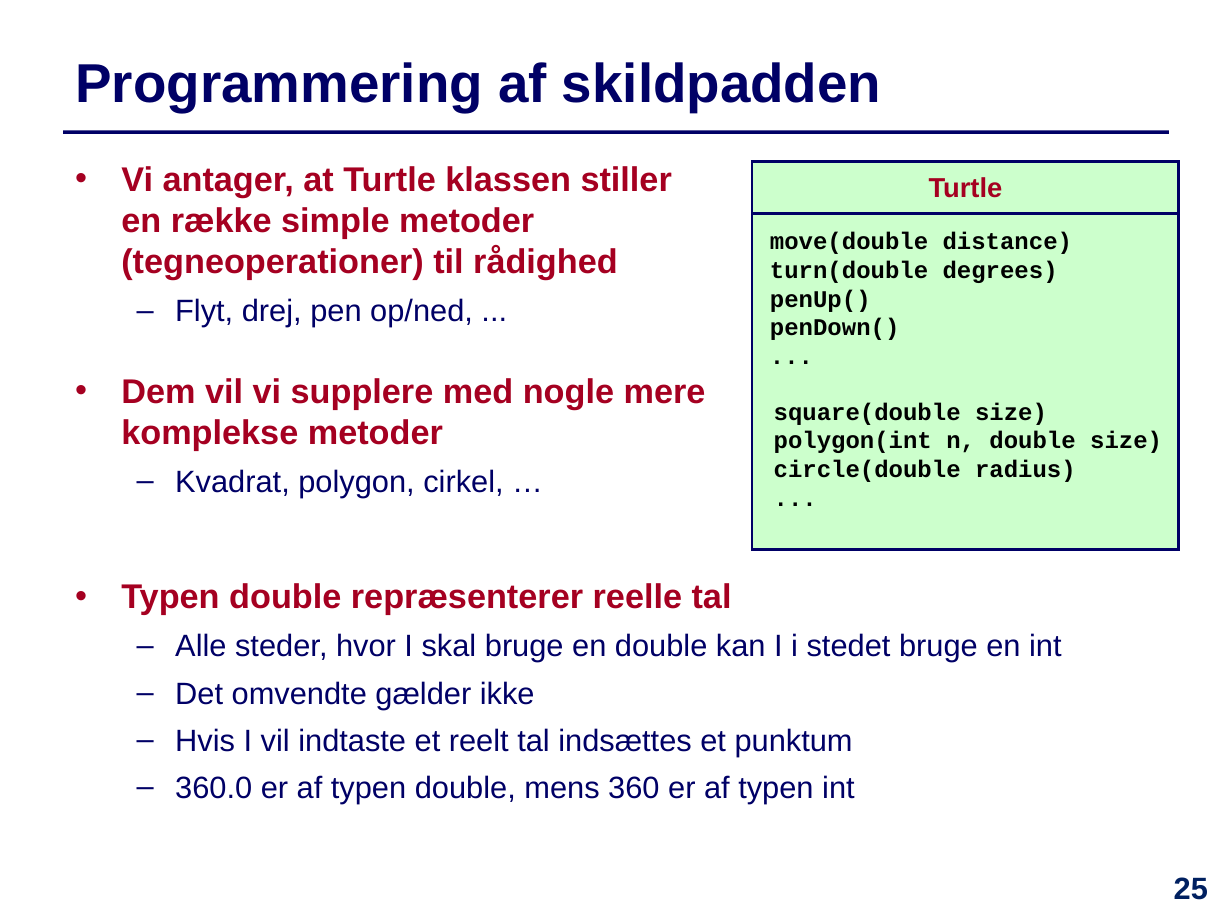
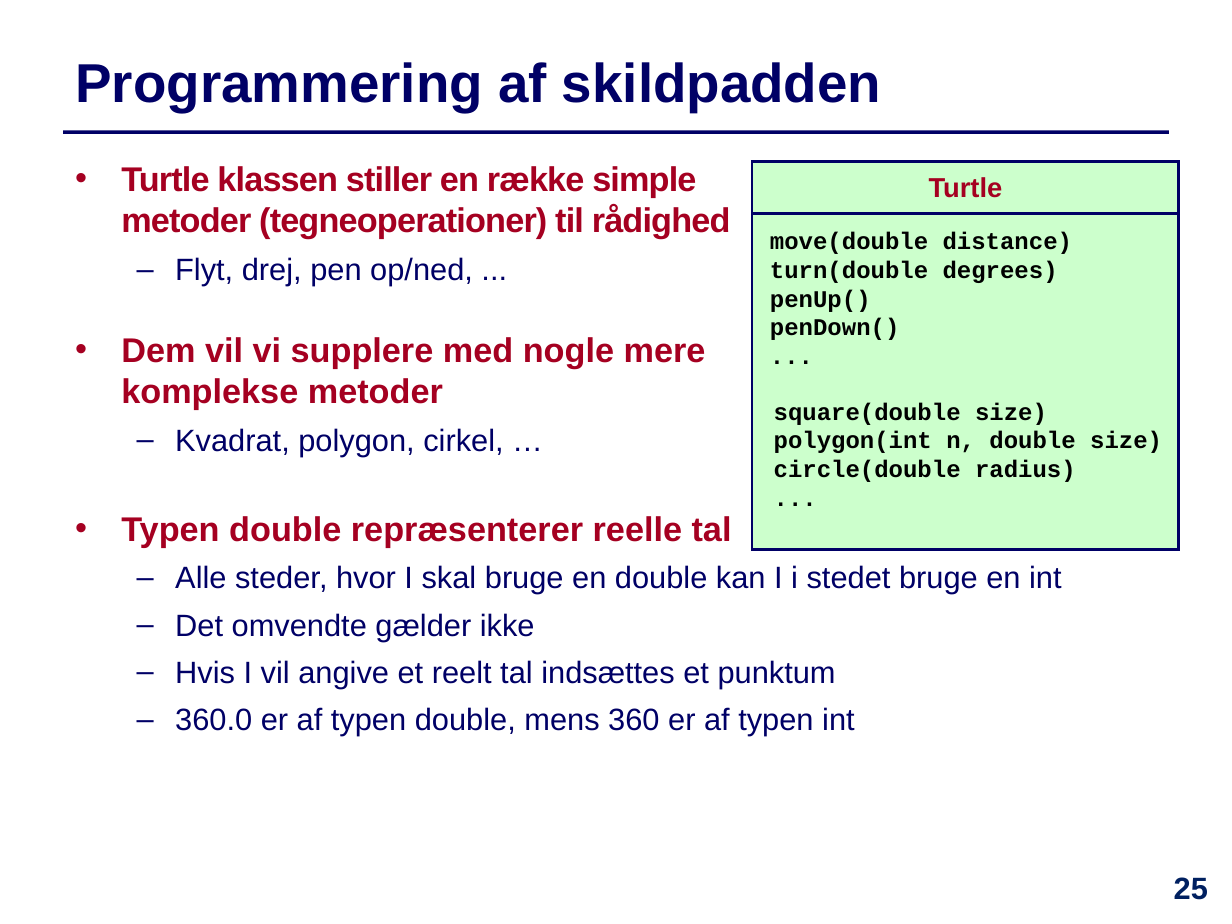
Before and after one commit to IntProgAU/Materiale, a slide deck: slide 25 of web/e25/uge_1b/Slides-Uge1-Torsdag.pptx. Drawn at 1232x924 pixels with LibreOffice and Linux fonts; fonts in the diff are those of the drawing. Boxes give left, top, right and bottom in pixels: in the first picture for what was removed or moved away, otherwise in the second. Text is boxed around its words. In the diff, an @@ line names an element or a change of style, - is before the commit and + after.

```diff
--- a/web/e25/uge_1b/Slides-Uge1-Torsdag.pptx
+++ b/web/e25/uge_1b/Slides-Uge1-Torsdag.pptx
@@ text at box(121, 166, 731, 239): text changed @@
-• Vi antager, at Turtle klassen stiller
-  en række simple metoder (tegneoperationer) til rådighed
+• Turtle klassen stiller en række simple metoder (tegneoperationer) til rådighed
@@ text "Typen double repræsenterer reelle tal": place and size @@
-text "Typen double repræsenterer reelle tal" at box(121, 583, 1061, 804)
+text "Typen double repræsenterer reelle tal" at box(121, 516, 1061, 736)
@@ text at box(175, 660, 836, 689): text changed @@
-  – Hvis I vil indtaste et reelt tal indsættes et punktum
+  – Hvis I vil angive et reelt tal indsættes et punktum
```
Also in this commit, not shown: 3 other slides changed, 4 other files.
